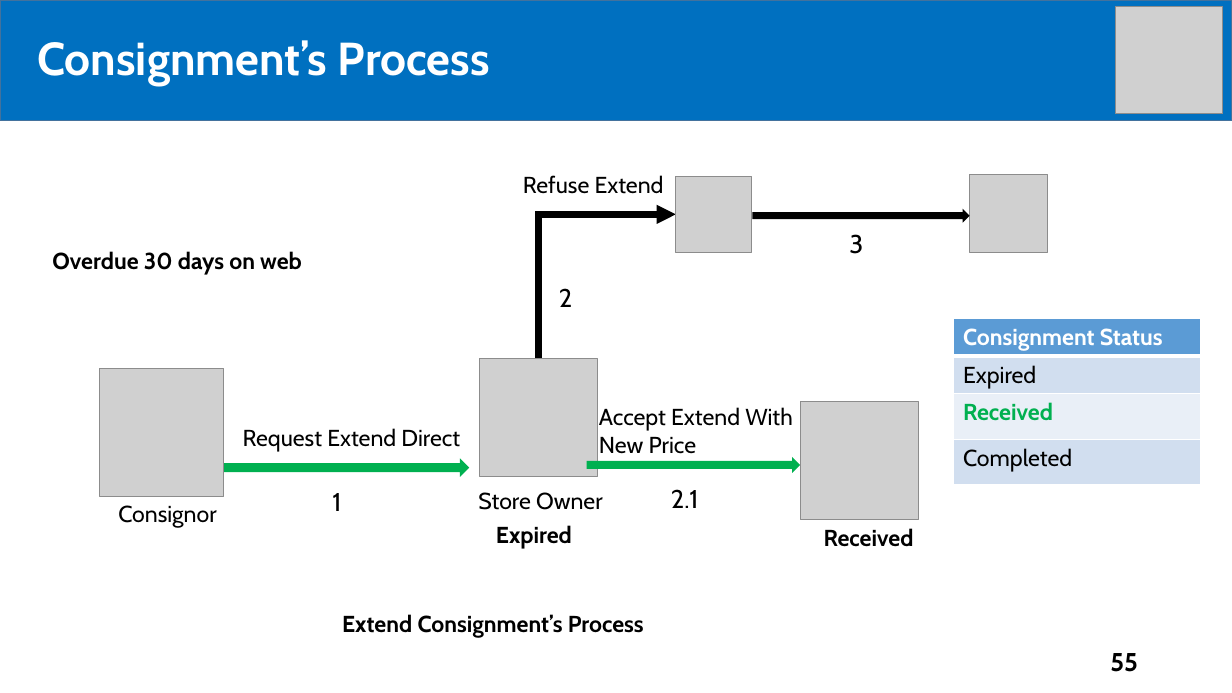
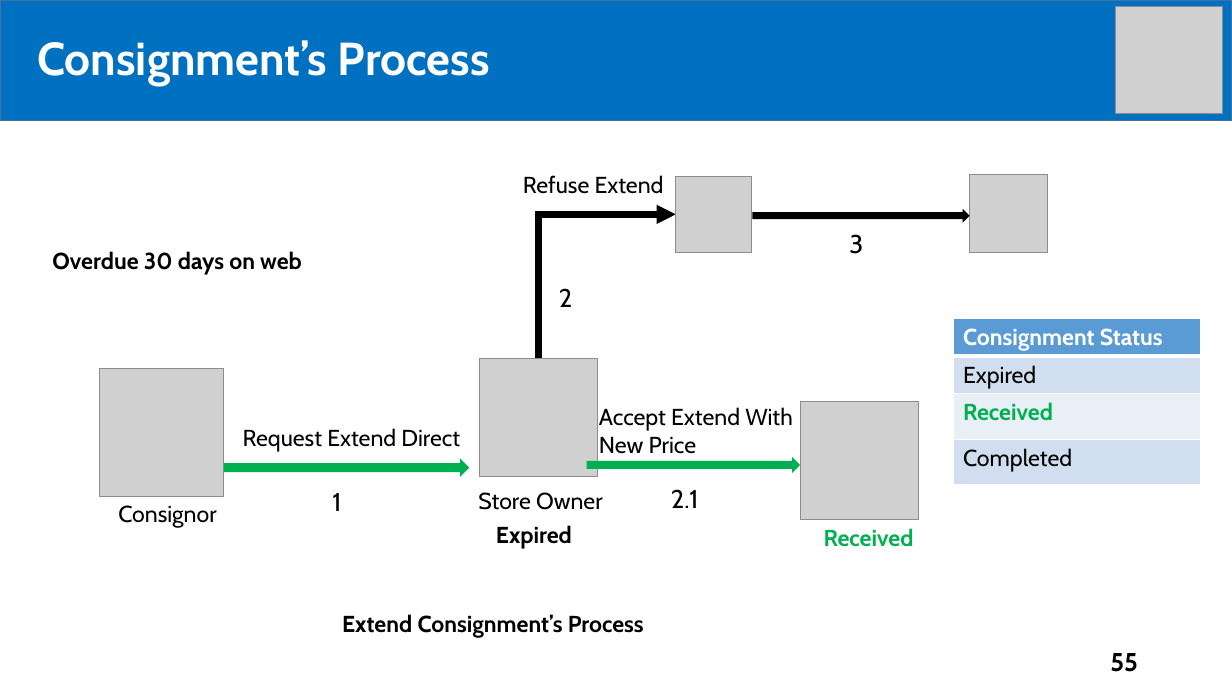
Before and after one commit to tiendan3108/CP, a slide deck: slide 55 of Source/Presentation/PreFinalPresentation.pptx. Drawn at 1232x693 pixels with LibreOffice and Linux fonts; fonts in the diff are those of the drawing; grey boxes stand for pictures. Boxes give left, top, right and bottom in pixels: in the first picture for what was removed or moved away, otherwise in the second. Text is boxed around its words. In the diff, an @@ line names an element or a change of style, - is before the commit and + after.

```diff
--- a/Source/Presentation/PreFinalPresentation.pptx
+++ b/Source/Presentation/PreFinalPresentation.pptx
@@ text "Received" at <box>824,528,914,547</box>: text colour #000000 to #00B050 @@
```
Also in this commit, not shown: 9 other slides changed, 1 slide added.
